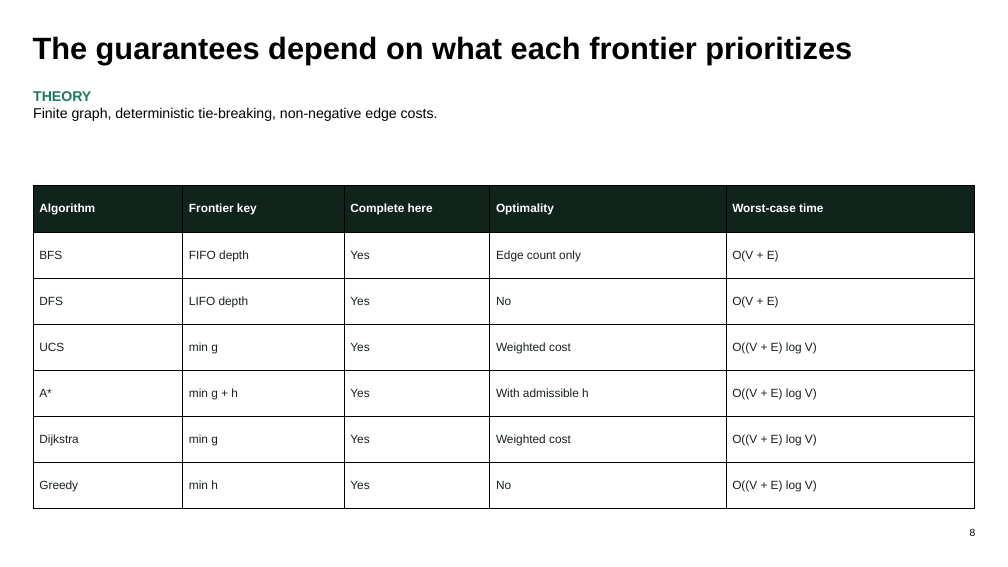
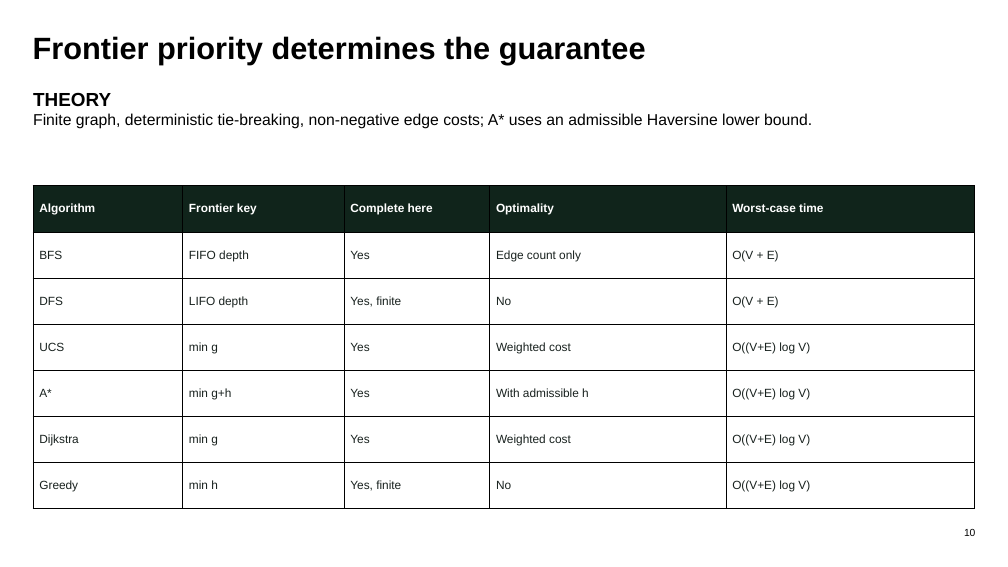
Before and after one commit to Group-1-Lab-AI101/lab-1, a slide deck: slide 10 of output/presentation/1 - Slide.pptx (slide 8 before the commit). Drawn at 1008x567 pixels with LibreOffice and Linux fonts; fonts in the diff are those of the drawing. Boxes give left, top, right and bottom in pixels: in the first picture for what was removed or moved away, otherwise in the second. Text is boxed around its words. In the diff, an @@ line names an element or a change of style, - is before the commit and + after.

```diff
--- a/output/presentation/1 - Slide.pptx
+++ b/output/presentation/1 - Slide.pptx
@@ text at (x1=33, y1=36, x2=646, y2=64): text changed @@
-The guarantees depend on what each frontier prioritizes
+Frontier priority determines the guarantee
@@ text at (x1=33, y1=113, x2=812, y2=129): text changed; size 13.5 to 15 pt @@
-Finite graph, deterministic tie-breaking, non-negative edge costs.
+Finite graph, deterministic tie-breaking, non-negative edge costs; A* uses an admissible Haversine lower bound.
@@ text at (x1=33, y1=92, x2=111, y2=106): size 13.5 to 18 pt, text colour #1F7A62 to #000000 in "THEORY" @@
@@ table at (x1=33, y1=186, x2=975, y2=509) @@
-row 3, column 3: Yes
+row 3, column 3: Yes, finite
-row 4, column 5: O((V + E) log V)
+row 4, column 5: O((V+E) log V)
-row 5, column 2: min g + h
+row 5, column 2: min g+h
-row 5, column 5: O((V + E) log V)
+row 5, column 5: O((V+E) log V)
-row 6, column 5: O((V + E) log V)
+row 6, column 5: O((V+E) log V)
-row 7, column 3: Yes
+row 7, column 3: Yes, finite
-row 7, column 5: O((V + E) log V)
+row 7, column 5: O((V+E) log V)
@@ text at (x1=964, y1=529, x2=975, y2=536): text changed @@
-8
+10
```
Also in this commit, not shown: 13 other slides changed, 6 slides added, 1 slide removed, 2 other files.
